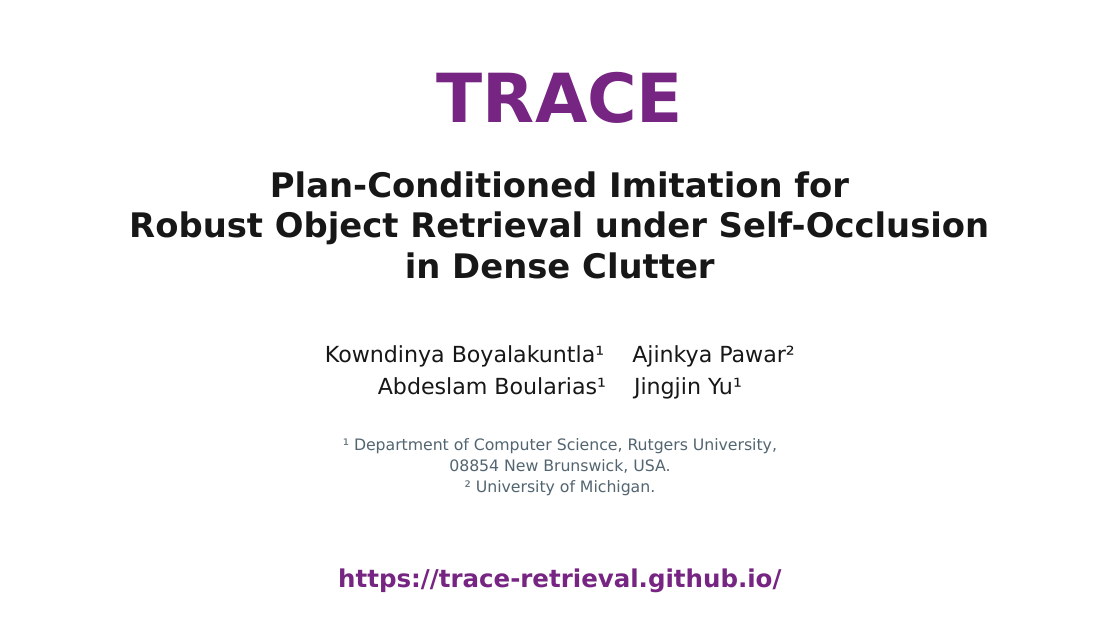
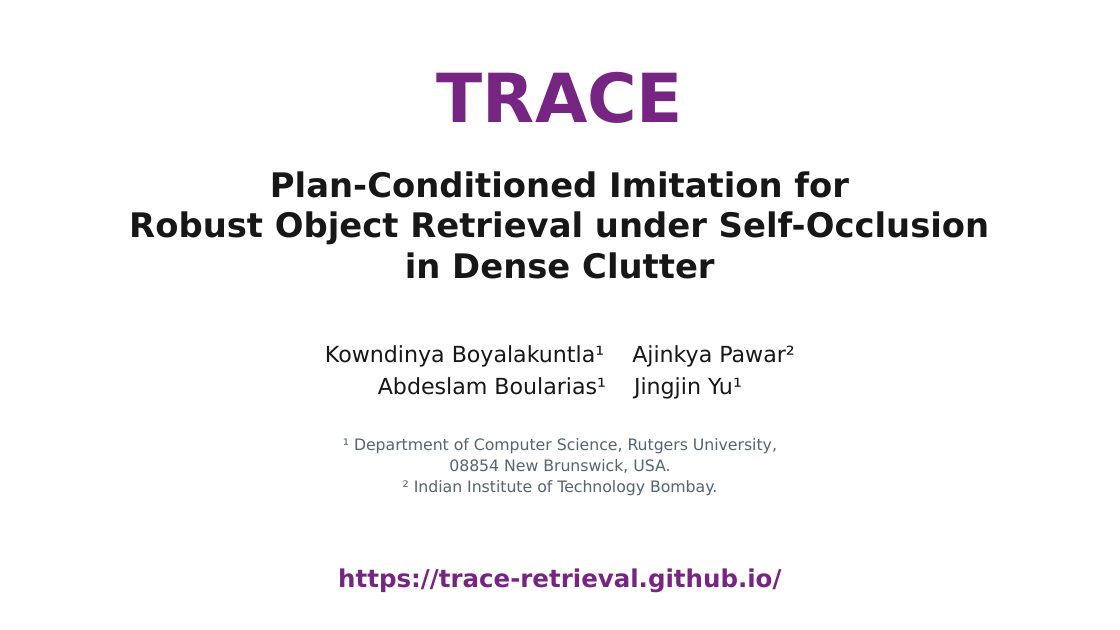
Before and after one commit to trace-retrieval/trace-retrieval.github.io, a slide deck: slide 1 of static/video/opening_public.pptx. Drawn at 1120x630 pixels with LibreOffice and Linux fonts; fonts in the diff are those of the drawing. Boxes give left, top, right and bottom in pixels: in the first picture for what was removed or moved away, otherwise in the second. Text is boxed around its words. In the diff, an @@ line names an element or a change of style, - is before the commit and + after.

Commit message:
Correct Ajinkya Pawar affiliation to IIT Bombay

```diff
--- a/static/video/opening_public.pptx
+++ b/static/video/opening_public.pptx
@@ text at (x1=403, y1=480, x2=717, y2=496): text changed @@
-² University of Michigan.
+² Indian Institute of Technology Bombay.
```
Also in this commit, not shown: 6 other files.
